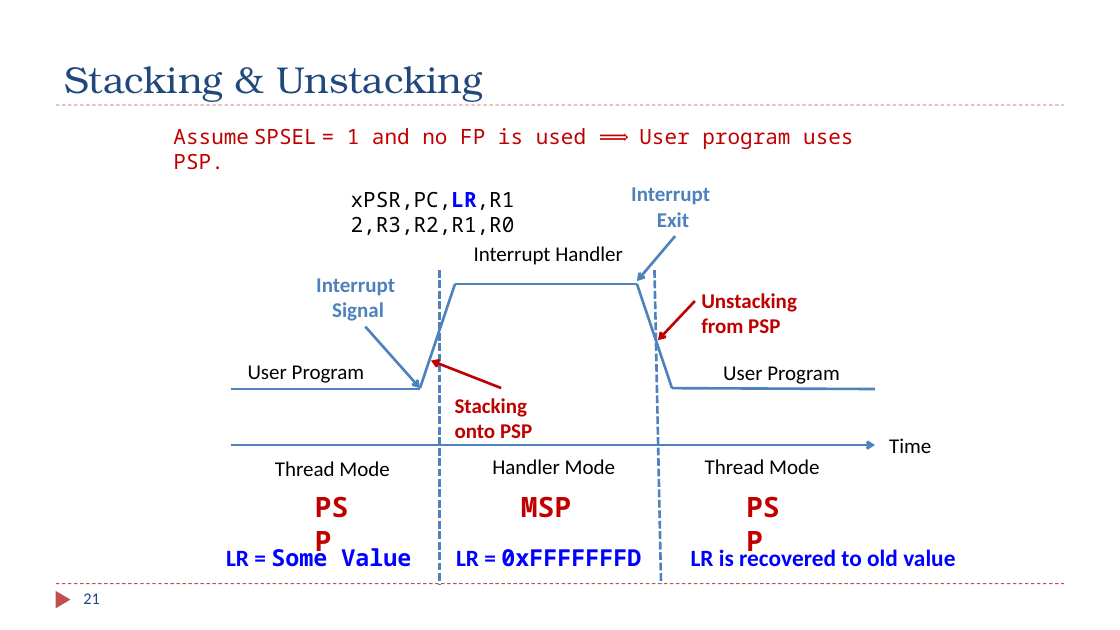
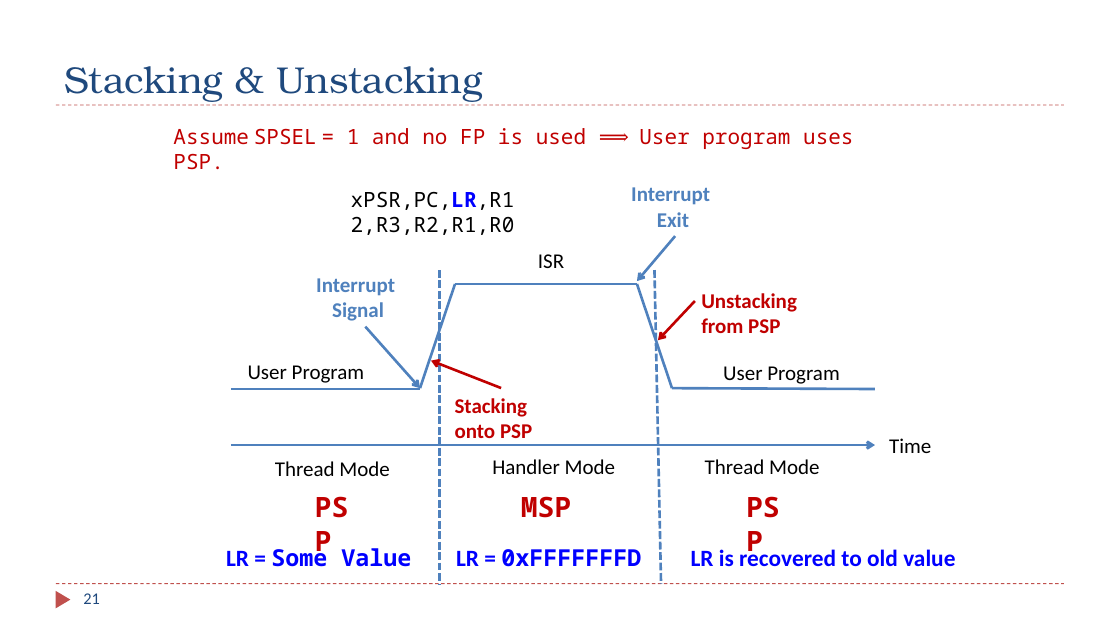
Before and after one commit to guhofstra/CSC111Fa25, a slide deck: slide 21 of PPTs/Ch11_Interrupt_1_Introduction.pptx. Drawn at 1120x630 pixels with LibreOffice and Linux fonts; fonts in the diff are those of the drawing. Boxes give left, top, right and bottom in pixels: in the first picture for what was removed or moved away, otherwise in the second. Text is boxed around its words. In the diff, an @@ line names an element or a change of style, - is before the commit and + after.

```diff
--- a/PPTs/Ch11_Interrupt_1_Introduction.pptx
+++ b/PPTs/Ch11_Interrupt_1_Introduction.pptx
@@ text at (538, 254, 564, 268): text changed @@
-Interrupt Handler
+ISR
```
Also in this commit, not shown: 10 other slides changed, 10 other files.
